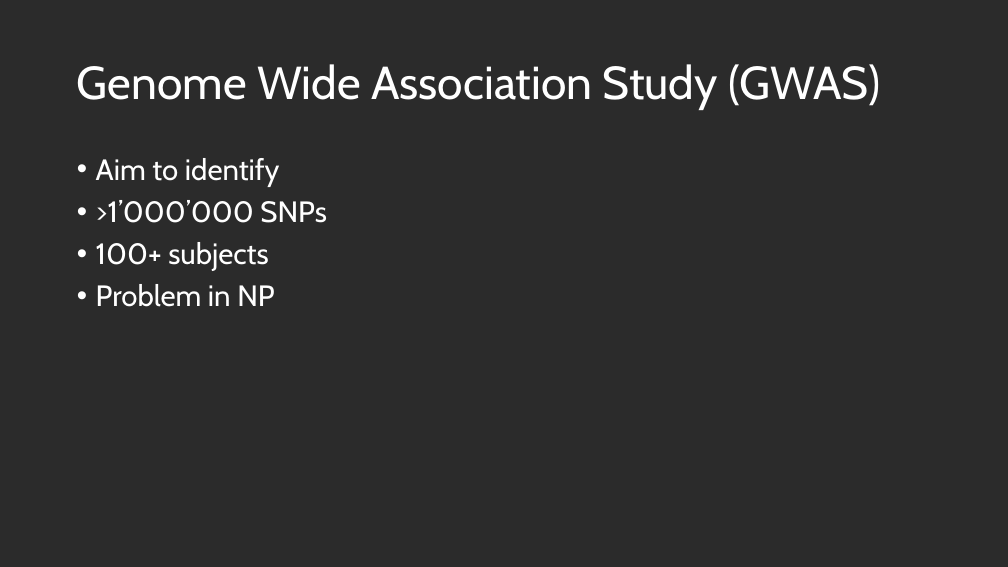
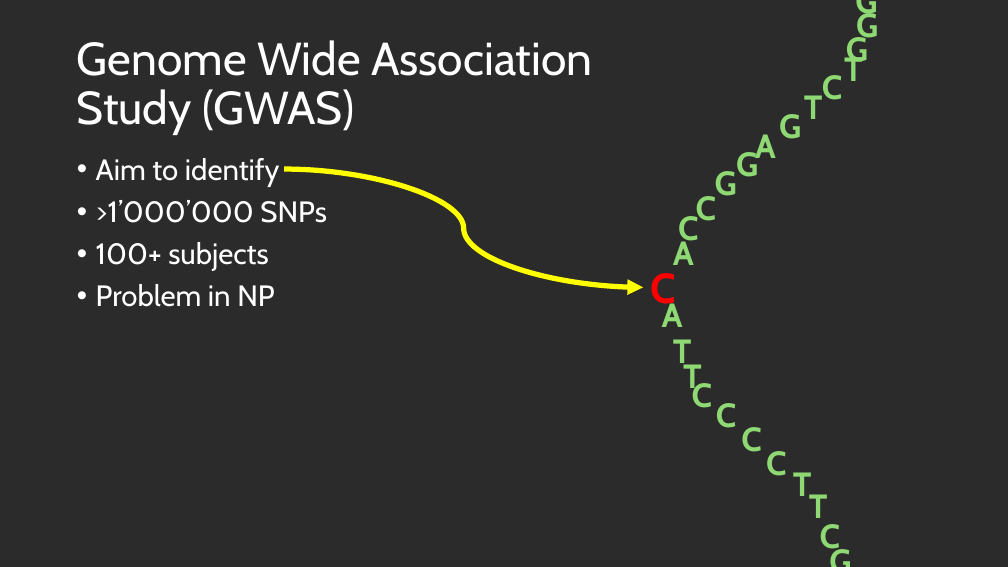
Before and after one commit to us-ja/GWAS_Internship_2025, a slide deck: slide 3 of Presentation/End_of_internship.pptx. Drawn at 1008x567 pixels with LibreOffice and Linux fonts; fonts in the diff are those of the drawing; background and template pictures are left out; a plain dark background stands for a picture behind light text. Boxes give left, top, right and bottom in pixels: in the first picture for what was removed or moved away, otherwise in the second. Text is boxed around its words. In the diff, an @@ line names an element or a change of style, - is before the commit and + after.

```diff
--- a/Presentation/End_of_internship.pptx
+++ b/Presentation/End_of_internship.pptx
@@ title "Genome Wide Association Study (GWAS)" rewrapped from box(77, 64, 880, 110) to box(77, 40, 592, 135) @@
@@ curved arrow added from (284, 169) to (644, 287), #FFFF00 5 pt @@
@@ group added at box(651, 0, 948, 567): 25 texts @@
+G
+A
+A
+C
+T
+A
+G
+G
+G
+G
+G
+G
+T
+T
+T
+T
+T
+C
+C
+C
+C
+C
+C
+C
+C
```
Also in this commit, not shown: 6 other slides changed, 3 slides added, 2 slides removed.
